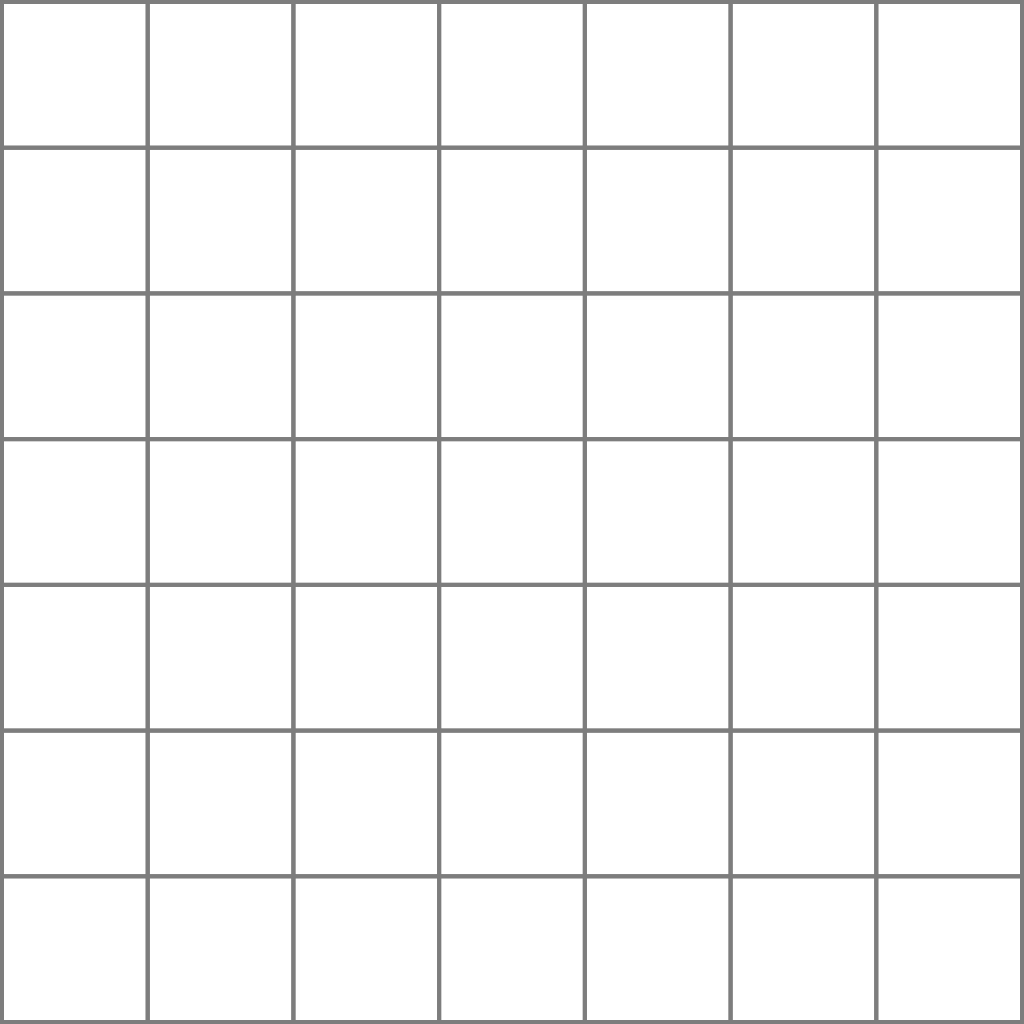
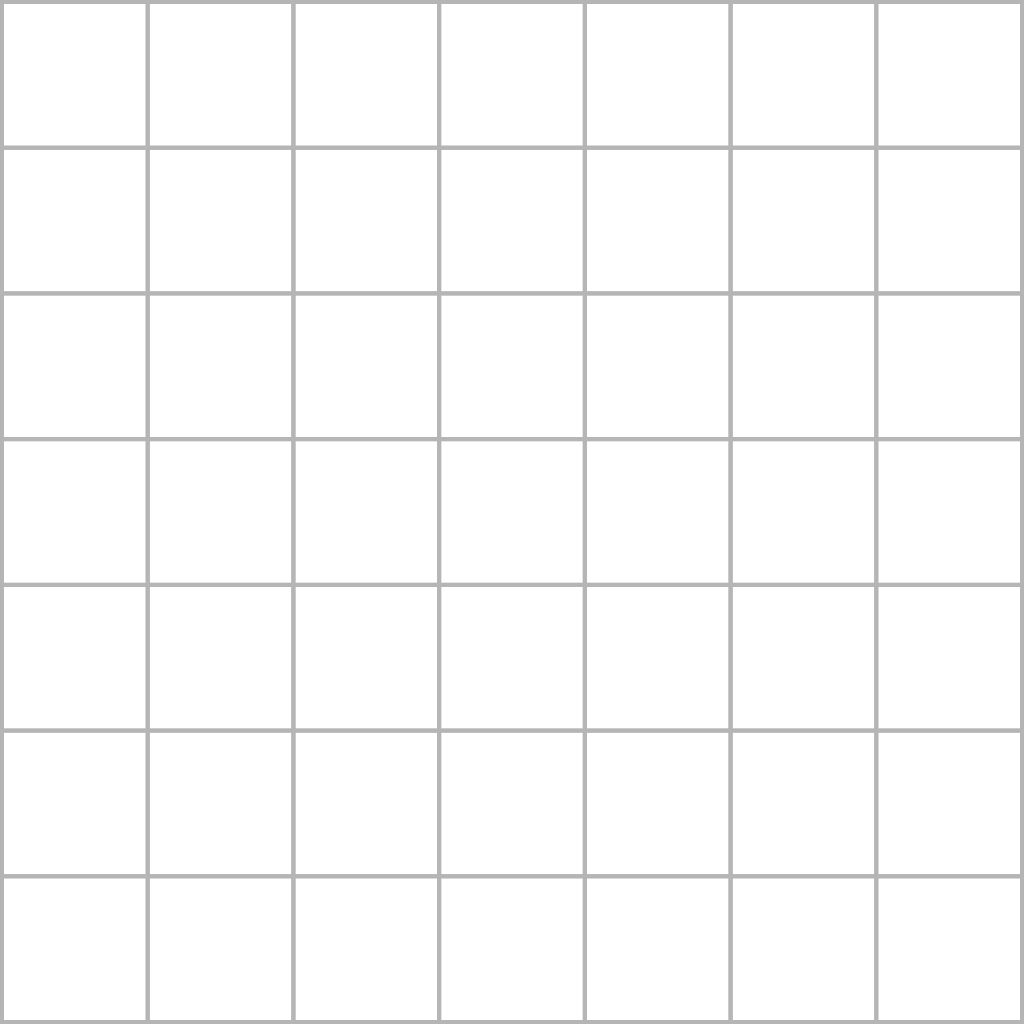
Comparing the layer stacks of the two 1024px x 1024px images. Changes:
"Vector Smart Object": opacity 51% → 29% over [left=0, top=0, right=1024, bottom=1024]
